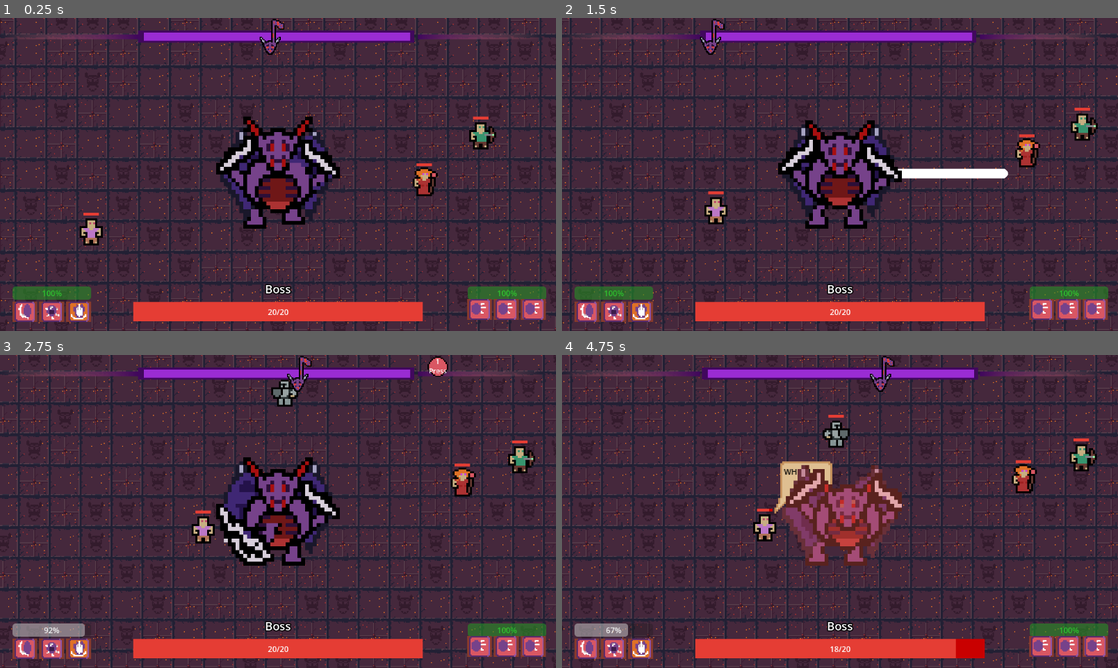
Above: before the commit, frames 1-4 (two rows, left to right).
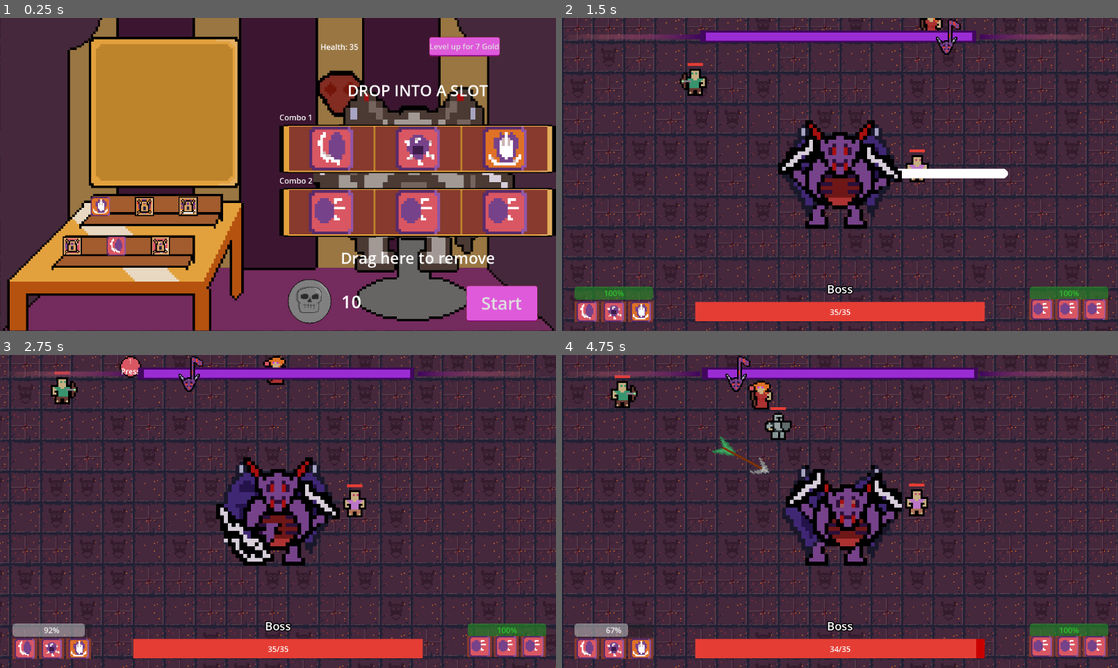
Above: after the commit, the same moments.

Repository: DevFTB/GMTK2023
Game: Godot game, scene res://main.tscn
Same seed, same stepped clock (60 frames per second), same inputs: the game is played once before the commit and once after it.
Inputs (mouse positions are in pixels of both pictures, inside the frame that each line leads up to):
- Up to frame 1 (0.25 s): no input
- Up to frame 2 (1.5 s): click (1062, 302) at 0.5 s, where only the run after the commit has a clickable "Start"; tap Enter at 1.25 s; move the mouse to (962, 158) at 1.27 s; hold D (move_right) from 1.28 s (still down); hold Q (activate_combo_1) from 1.28 s (still down); click (962, 158) at 1.42 s
- Up to frame 3 (2.75 s): release D (move_right) at 2 s; release Q (activate_combo_1) at 2 s; drag from (166, 527) to (250, 574) at 2.02 s
- Up to frame 4 (4.75 s): move the mouse to (895, 442) at 2.77 s; press the mouse at (895, 442) at 2.78 s; hold D (move_right) 2.78-3.5 s; release the mouse at (895, 442) at 3.5 s; drag from (812, 574) to (673, 464) at 3.52 s; move the mouse to (1006, 558) at 4.27 s; hold A (move_left) from 4.28 s (still down); hold E (activate_combo_2) from 4.28 s (still down)

The runs differ from the first frame. In frame 1, 76% of the frame differs, in the area x 0-100%, y 0-100%; in frame 2, 26%; in frame 3, 27%; in frame 4, 32%.
Error before the commit: Invalid call. Nonexistent function 'angle' in base 'Nil'. (res://entities/boss/Boss.gd:54)
Error after the commit: Invalid call. Nonexistent function 'angle' in base 'Nil'. (res://entities/boss/Boss.gd:52)

Commit message:
fixed dragging and music

Diff:
--- a/entities/boss/Boss.gd
+++ b/entities/boss/Boss.gd
@@ -8,14 +8,13 @@
 
 @export var movement_speed = 200
 @export var combos : Array[Combo] = []
-@export var max_health = 20
 
 @export var prefix_path = "res://entities/boss/boss_name/prefixes.txt"
 @export var suffix_path = "res://entities/boss/boss_name/suffixes.txt"
 
 @export var boss_stats: BossStats
 
-var health
+@onready var health = boss_stats.get_health()
 var movement_dir = Vector2.ZERO
 var active_combo : Node2D
 var names
@@ -29,11 +28,10 @@
 @onready var combo_timers = [$Combo1Timer, $Combo2Timer]
 
 func _ready():
-	health = max_health
 	names = generate_boss_names(50)
 	boss_name = names[i_name]
 	boss_name_changed.emit(boss_name)
-	boss_health_changed.emit(health, max_health, 0)
+	boss_health_changed.emit(health, boss_stats.get_health(), 0)
 
 	boss_stats.level_changed.connect(evolve_name)
 
@@ -62,7 +60,7 @@
 
 func take_damage(damage: int):
 	health -= damage
-	boss_health_changed.emit(health, max_health, -damage)
+	boss_health_changed.emit(health, boss_stats.get_health(), -damage)
 	$AnimatedSprite2D.material.set_shader_parameter("should_flash", true)
 	get_tree().create_timer(0.3).timeout.connect(func(): $AnimatedSprite2D.material.set_shader_parameter("should_flash", false))
 	if health <= 0:
@@ -161,8 +159,8 @@
 	can_combo[1] = true
 	pass # Replace with function body.
 func reset():
-	health = max_health
-	boss_health_changed.emit(health, max_health, 0)
+	health = boss_stats.get_health()
+	boss_health_changed.emit(health, boss_stats.get_health(), 0)
 
 func evolve_name():
 	if i_name < names.size() - 1:
--- a/entities/boss/BossStats.gd
+++ b/entities/boss/BossStats.gd
@@ -4,6 +4,7 @@
 signal level_changed()
 signal gold_changed()
 
+@export var base_health = 30
 @export var level = 1
 @export var level_scaling = 1.3
 @export var base_level_gold_cost = 5.0
@@ -44,4 +45,4 @@
 	gold -= amnt
 
 func get_health():
-	return health_per_level * level
+	return base_health + health_per_level * level
--- a/entities/players/PlayerController.gd
+++ b/entities/players/PlayerController.gd
@@ -199,7 +199,7 @@
 	for i in range(player_loc_ordering.size()):
 		var player = player_loc_ordering[i]
 		# if players die, ordering will remain the same from last set, but with missing person in circle
-		if player:
+		if player != null:
 			player.move(player_target_locs[i], delta)
 
 # gets location dist distance from to, on the line from from to to
--- a/level/BeatManager.gd
+++ b/level/BeatManager.gd
@@ -29,7 +29,15 @@
 func start():
 	$AudioStreamPlayer.play()
 	started = true
+
+	beat_number = 1
+	timer = 0.0
+	_target_beat = 1
 	pass
+
+func stop():
+	started = false
+	$AudioStreamPlayer.stop()
 
 func get_sync_amount(target_beat: int):
 	var time_since_target_beat = abs(timer - time_per_beat * (target_beat))
--- a/level/gui/ActionDetailGUI.gd
+++ b/level/gui/ActionDetailGUI.gd
@@ -60,3 +60,7 @@
 	upgraded.emit(current_action)
 	display_details(current_action)
 	pass # Replace with function body.
+
+
+func _on_bin_binned(data):
+	pass # Replace with function body.
--- a/level/gui/ComboSelectGUI.gd
+++ b/level/gui/ComboSelectGUI.gd
@@ -1,7 +1,5 @@
 extends Control
 
-
-func _on_control_3_binned(data):
+func _on_bin_binned(data):
 	if data["type"] == "current":
 		data["source"].clear()
-	pass # Replace with function body.
--- a/level/gui/DragBin.gd
+++ b/level/gui/DragBin.gd
@@ -8,10 +8,3 @@
 
 func _can_drop_data(at_position, data):
 	return true
-
-func _notification(what):
-	if what == NOTIFICATION_DRAG_BEGIN:
-		visible = true
-
-	if what == NOTIFICATION_DRAG_END:
-		visible = false
--- a/level/gui/combo_screen.tscn
+++ b/level/gui/combo_screen.tscn
@@ -24,6 +24,9 @@
 [sub_resource type="LabelSettings" id="LabelSettings_886xa"]
 font_size = 32
 
+[sub_resource type="LabelSettings" id="LabelSettings_c150h"]
+font_size = 32
+
 [sub_resource type="LabelSettings" id="LabelSettings_306gy"]
 font_size = 36
 
@@ -208,7 +211,7 @@
 layout_mode = 2
 text = "Upgrade for 1 Gold"
 
-[node name="ComboSelect" type="Control" parent="HBoxContainer/VBoxContainer"]
+[node name="ComboSelect" type="VBoxContainer" parent="HBoxContainer/VBoxContainer"]
 layout_mode = 2
 size_flags_horizontal = 3
 size_flags_vertical = 3
@@ -216,14 +219,8 @@
 script = ExtResource("11_d5vuo")
 
 [node name="Control2" type="Control" parent="HBoxContainer/VBoxContainer/ComboSelect"]
-layout_mode = 1
-anchors_preset = 5
-anchor_left = 0.5
-anchor_right = 0.5
-offset_left = -202.0
-offset_right = 203.0
-offset_bottom = 63.0
-grow_horizontal = 2
+custom_minimum_size = Vector2(0, 80)
+layout_mode = 2
 
 [node name="Label" type="Label" parent="HBoxContainer/VBoxContainer/ComboSelect/Control2"]
 layout_mode = 1
@@ -240,17 +237,8 @@
 script = ExtResource("12_3xump")
 
 [node name="Control" type="VBoxContainer" parent="HBoxContainer/VBoxContainer/ComboSelect"]
-layout_mode = 1
-anchors_preset = 14
-anchor_top = 0.5
-anchor_right = 1.0
-anchor_bottom = 0.5
-offset_left = 88.0
-offset_top = -96.0
-offset_right = -114.0
-offset_bottom = 103.0
-grow_horizontal = 2
-grow_vertical = 2
+layout_mode = 2
+size_flags_vertical = 3
 
 [node name="VBoxContainer" type="VBoxContainer" parent="HBoxContainer/VBoxContainer/ComboSelect/Control"]
 layout_mode = 2
@@ -334,21 +322,20 @@
 combo = ExtResource("15_6bjcn")
 slot = 2
 
-[node name="Control3" type="Control" parent="HBoxContainer/VBoxContainer/ComboSelect"]
-layout_mode = 1
-anchors_preset = 7
-anchor_left = 0.5
-anchor_top = 1.0
-anchor_right = 0.5
-anchor_bottom = 1.0
-offset_left = -202.5
-offset_top = -169.0
-offset_right = 202.5
-grow_horizontal = 2
-grow_vertical = 0
+[node name="Bin" type="Control" parent="HBoxContainer/VBoxContainer/ComboSelect"]
+custom_minimum_size = Vector2(0, 80)
+layout_mode = 2
+
+[node name="Bin" type="Control" parent="HBoxContainer/VBoxContainer/ComboSelect/Bin"]
+layout_mode = 1
+anchors_preset = 15
+anchor_right = 1.0
+anchor_bottom = 1.0
+grow_horizontal = 2
+grow_vertical = 2
 script = ExtResource("16_oqdqu")
 
-[node name="Label" type="Label" parent="HBoxContainer/VBoxContainer/ComboSelect/Control3"]
+[node name="Label" type="Label" parent="HBoxContainer/VBoxContainer/ComboSelect/Bin/Bin"]
 layout_mode = 1
 anchors_preset = 15
 anchor_right = 1.0
@@ -356,10 +343,9 @@
 grow_horizontal = 2
 grow_vertical = 2
 text = "Drag here to remove"
-label_settings = SubResource("LabelSettings_886xa")
+label_settings = SubResource("LabelSettings_c150h")
 horizontal_alignment = 1
 vertical_alignment = 1
-autowrap_mode = 2
 
 [node name="Control" type="Control" parent="HBoxContainer/VBoxContainer"]
 layout_mode = 2
@@ -429,4 +415,4 @@
 [connection signal="pressed" from="HBoxContainer/ActionSelect/VBoxContainer/Control/ActionDetail/MarginContainer/VBoxContainer/BuyButton" to="HBoxContainer/ActionSelect/VBoxContainer/Control/ActionDetail" method="_on_buy_button_pressed"]
 [connection signal="pressed" from="HBoxContainer/ActionSelect/VBoxContainer/Control/ActionDetail/MarginContainer/VBoxContainer/UpgradeButton" to="HBoxContainer/ActionSelect/VBoxContainer/Control/ActionDetail" method="_on_upgrade_button_pressed"]
 [connection signal="pressed" from="HBoxContainer/VBoxContainer/BossLevel/HBoxContainer/Button" to="HBoxContainer/VBoxContainer/BossLevel" method="_on_button_pressed"]
-[connection signal="binned" from="HBoxContainer/VBoxContainer/ComboSelect/Control3" to="HBoxContainer/VBoxContainer/ComboSelect" method="_on_control_3_binned"]
+[connection signal="binned" from="HBoxContainer/VBoxContainer/ComboSelect/Bin/Bin" to="HBoxContainer/VBoxContainer/ComboSelect" method="_on_bin_binned"]
--- a/main.tscn
+++ b/main.tscn
@@ -1,11 +1,11 @@
-[gd_scene load_steps=39 format=3 uid="uid://c462kyojwtkwy"]
+[gd_scene load_steps=40 format=3 uid="uid://c462kyojwtkwy"]
 
 [ext_resource type="Script" path="res://scripts/Main.gd" id="1_y2mx8"]
 [ext_resource type="PackedScene" uid="uid://bjdxeturp0x3h" path="res://level/world.tscn" id="2_p3sjh"]
 [ext_resource type="PackedScene" uid="uid://c7q25yyup7fu8" path="res://entities/boss/boss.tscn" id="3_jivh4"]
+[ext_resource type="AudioStream" uid="uid://ow6nwgw4yaim" path="res://level/song_130.wav" id="3_nancj"]
 [ext_resource type="Script" path="res://level/BeatManager.gd" id="4_w0ul8"]
 [ext_resource type="Script" path="res://level/beat/BeatGUI.gd" id="4_xxwnv"]
-[ext_resource type="AudioStream" uid="uid://3yh8shsiwy0q" path="res://level/Raving Energy.mp3" id="5_8wnvk"]
 [ext_resource type="Texture2D" uid="uid://bj2c08let7yd5" path="res://level/beat/beat_ball.png" id="5_svrfq"]
 [ext_resource type="Resource" uid="uid://bp42206cq1np4" path="res://entities/boss/boss_stats.tres" id="6_yn8d0"]
 [ext_resource type="Script" path="res://entities/players/PlayerController.gd" id="9_6id7j"]
@@ -30,6 +30,7 @@
 [ext_resource type="PackedScene" uid="uid://dbmmaoubp84nk" path="res://level/gui/combo_screen.tscn" id="22_y1okt"]
 [ext_resource type="Resource" uid="uid://ddhkk175dkckf" path="res://entities/boss/combo/combo_1.tres" id="23_6xrl7"]
 [ext_resource type="Resource" uid="uid://by12hxe7vrgxt" path="res://entities/boss/combo/combo_2.tres" id="24_hwk8y"]
+[ext_resource type="AudioStream" uid="uid://snov2juva413" path="res://level/idle.wav" id="31_q1iwg"]
 
 [sub_resource type="Gradient" id="Gradient_x35c2"]
 colors = PackedColorArray(0.961374, 0.526552, 0.508241, 0, 0.253906, 0.03125, 0.363281, 1)
@@ -206,10 +207,10 @@
 
 [node name="BeatManager" type="Node" parent="." groups=["beat_manager"]]
 script = ExtResource("4_w0ul8")
-bpm = 122
+bpm = 130
 
 [node name="AudioStreamPlayer" type="AudioStreamPlayer" parent="BeatManager"]
-stream = ExtResource("5_8wnvk")
+stream = ExtResource("3_nancj")
 
 [node name="World" parent="." groups=["world"] instance=ExtResource("2_p3sjh")]
 z_index = -2
@@ -567,7 +568,6 @@
 slot = 2
 
 [node name="ActionComboScreenCanvasLayer" type="CanvasLayer" parent="."]
-visible = false
 
 [node name="ActionComboScreen" parent="ActionComboScreenCanvasLayer" instance=ExtResource("22_y1okt")]
 
@@ -600,6 +600,9 @@
 vertical_alignment = 1
 autowrap_mode = 3
 
+[node name="IdleMusicPlayer" type="AudioStreamPlayer" parent="."]
+stream = ExtResource("31_q1iwg")
+
 [connection signal="boss_died" from="Boss" to="." method="_on_boss_boss_died"]
 [connection signal="boss_health_changed" from="Boss" to="CanvasLayer/GUI/MarginContainer/BossUI" method="_on_boss_boss_health_changed"]
 [connection signal="boss_name_changed" from="Boss" to="CanvasLayer/GUI/MarginContainer/BossUI" method="_on_boss_boss_name_changed"]
--- a/scripts/Main.gd
+++ b/scripts/Main.gd
@@ -23,6 +23,7 @@
 	$Boss.visible = true
 
 	$PlayerController.reset(n)
+	$BeatManager.start()
 
 func setup_level(n):
 	pass
@@ -50,11 +51,15 @@
 		enter_shop()
 
 func enter_shop():
+	$BeatManager.stop()
 	status = "shop"
 	$ActionComboScreenCanvasLayer.visible = true
 
+	$IdleMusicPlayer.play()
+
 func exit_shop():
 	$ActionComboScreenCanvasLayer.visible = false
+	$IdleMusicPlayer.stop()
 
 
 # Called every frame. 'delta' is the elapsed time since the previous frame.
Not shown, removed: level/Raving Energy.mp3.import
Not shown: 1 places in level/gui/combo_screen.tscn that only renumber resources
Not shown, added: level/idle.wav.import
Not shown, added: level/song_130.wav.import
Not shown: 1 places in main.tscn that only renumber resources
Not shown, changed: level/Raving Energy.mp3
Not shown, added: level/idle.wav
Not shown, added: level/song_130.wav
